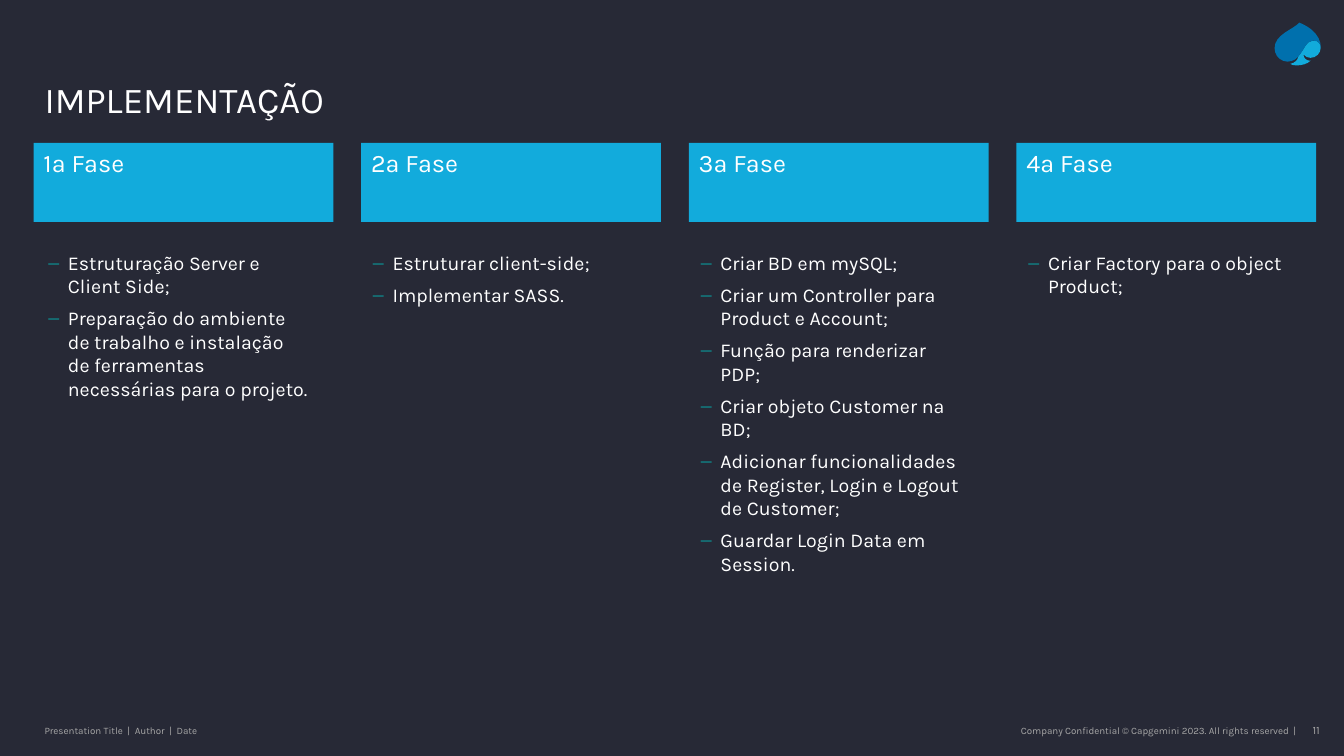
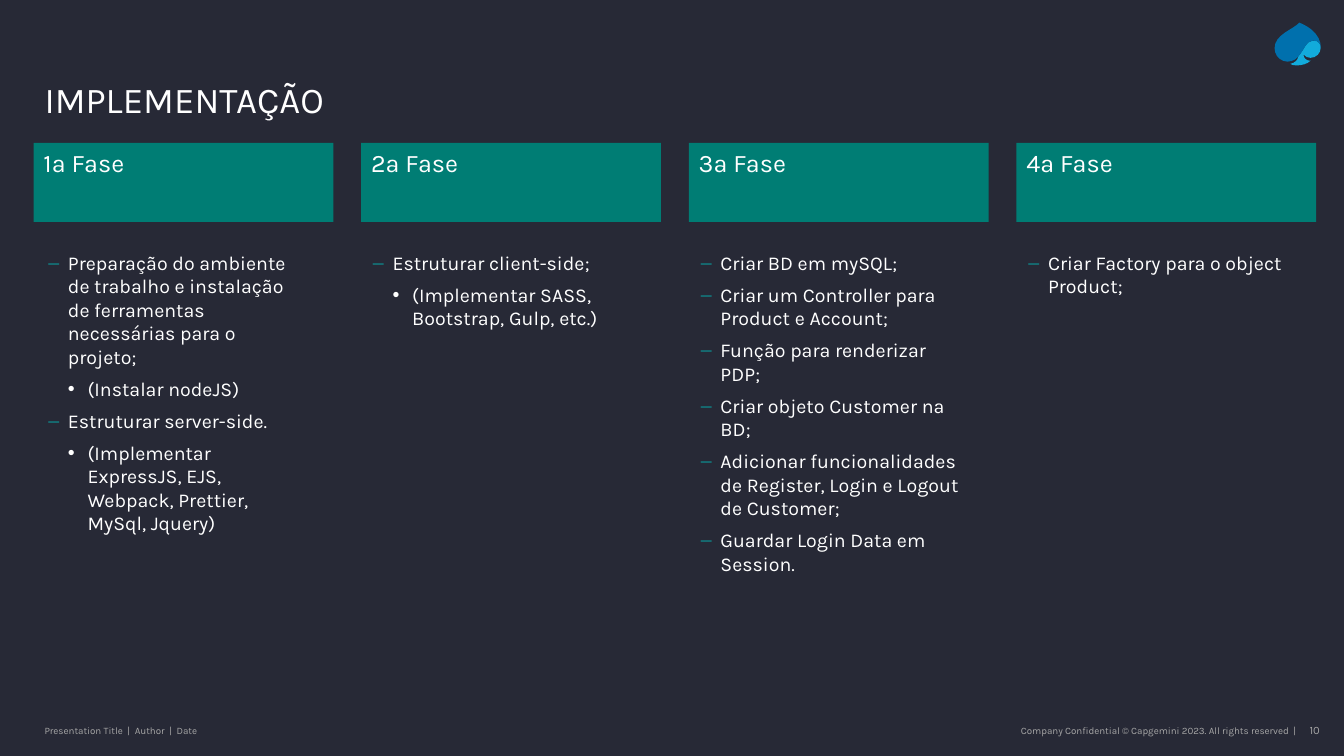
Before and after one commit to Pedro-MPC/1stproject, a slide deck: slide 10 of Apresentação e-commerce.pptx (slide 11 before the commit). Drawn at 1344x756 pixels with LibreOffice and Linux fonts; fonts in the diff are those of the drawing. Boxes give left, top, right and bottom in pixels: in the first picture for what was removed or moved away, otherwise in the second. Text is boxed around its words. In the diff, an @@ line names an element or a change of style, - is before the commit and + after.

```diff
--- a/Apresentação e-commerce.pptx
+++ b/Apresentação e-commerce.pptx
@@ fill #12ABDC to #007D74 in 4 elements at [33, 143, 333, 222], [361, 143, 660, 222], [689, 143, 988, 222], [1016, 143, 1316, 222] @@
@@ text at [68, 256, 285, 535]: text changed @@
-      – Estruturação Server e Client Side;
-      – Preparação do ambiente de trabalho e instalação de ferramentas necessárias para o projeto.
+      – Preparação do ambiente de trabalho e instalação de ferramentas necessárias para o projeto;
+        • (Instalar nodeJS)
+      – Estruturar server-side.
+        • (Implementar ExpressJS, EJS, Webpack, Prettier, MySql, Jquery)
@@ text at [412, 288, 597, 330]: text changed @@
-      – Implementar SASS.
+        • (Implementar SASS, Bootstrap, Gulp, etc.)
@@ page number at [1310, 727, 1320, 734]: text changed @@
-11
+10
```
Also in this commit, not shown: 3 other slides changed, 3 slides removed.
